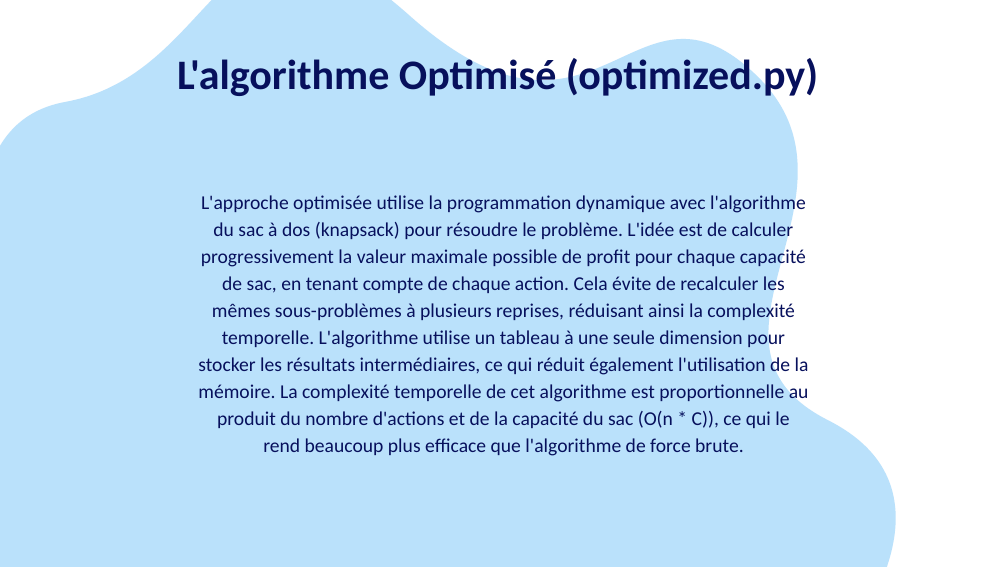
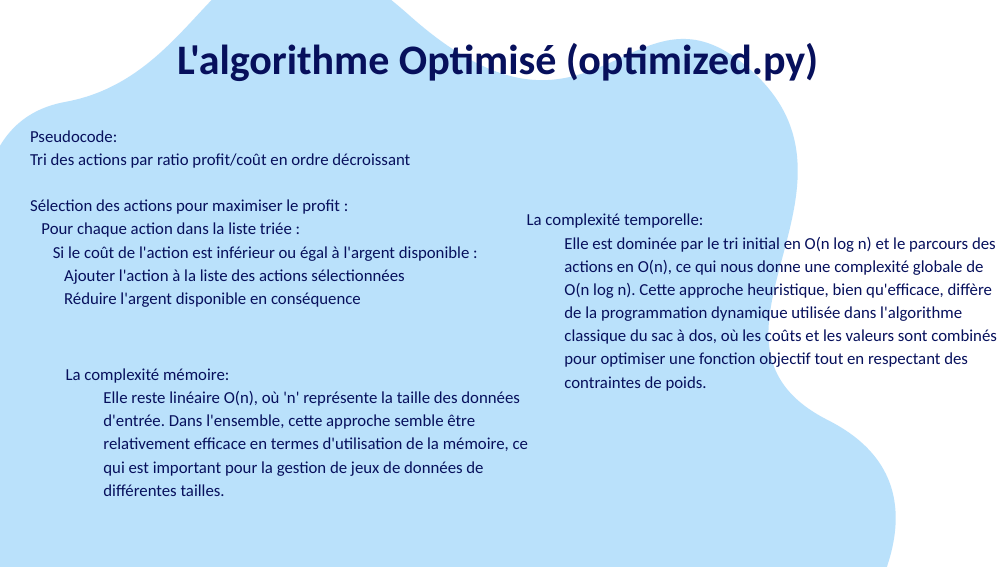
Before and after one commit to DomninBenoit/AlgoInvest-Trade, a slide deck: slide 5 of présentation_P7.pptx. Drawn at 1008x567 pixels with LibreOffice and Linux fonts; fonts in the diff are those of the drawing. Boxes give left, top, right and bottom in pixels: in the first picture for what was removed or moved away, otherwise in the second. Text is boxed around its words. In the diff, an @@ line names an element or a change of style, - is before the commit and + after.

```diff
--- a/présentation_P7.pptx
+++ b/présentation_P7.pptx
@@ text "L'algorithme Optimisé (optimized.py)": place and size @@
-text "L'algorithme Optimisé (optimized.py)" at bbox=[177, 54, 818, 99]
+text "L'algorithme Optimisé (optimized.py)" at bbox=[177, 40, 818, 85]
@@ subtitle at bbox=[30, 130, 470, 307]: text changed; size 14 to 12 pt @@
-L'approche optimisée utilise la programmation dynamique avec l'algorithme du sac à dos (knapsack) pour résoudre le problème. L'idée est de calculer progressivement la valeur maximale possible de profit pour chaque capacité de sac, en tenant compte de chaque action. Cela évite de recalculer les mêmes sous-problèmes à plusieurs reprises, réduisant ainsi la complexité temporelle. L'algorithme utilise un tableau à une seule dimension pour stocker les résultats intermédiaires, ce qui réduit également l'utilisation de la mémoire. La complexité temporelle de cet algorithme est proportionnelle au produit du nombre d'actions et de la capacité du sac (O(n * C)), ce qui le rend beaucoup plus efficace que l'algorithme de force brute.
+Pseudocode:
+Tri des actions par ratio profit/coût en ordre décroissant
+Sélection des actions pour maximiser le profit :
+Pour chaque action dans la liste triée :
+Si le coût de l'action est inférieur ou égal à l'argent disponible :
+Ajouter l'action à la liste des actions sélectionnées
+Réduire l'argent disponible en conséquence
@@ text added at bbox=[527, 213, 997, 391], 12 pt, text #07105C @@
+La complexité temporelle:
+Elle est dominée par le tri initial en O(n log n) et le parcours des actions en O(n), ce qui nous donne une complexité globale de O(n log n). Cette approche heuristique, bien qu'efficace, diffère de la programmation dynamique utilisée dans l'algorithme classique du sac à dos, où les coûts et les valeurs sont combinés pour optimiser une fonction objectif tout en respectant des contraintes de poids.
@@ text added at bbox=[66, 368, 528, 496], 12 pt, text #07105C @@
+La complexité mémoire:
+Elle reste linéaire O(n), où 'n' représente la taille des données d'entrée. Dans l'ensemble, cette approche semble être relativement efficace en termes d'utilisation de la mémoire, ce qui est important pour la gestion de jeux de données de différentes tailles.
```
